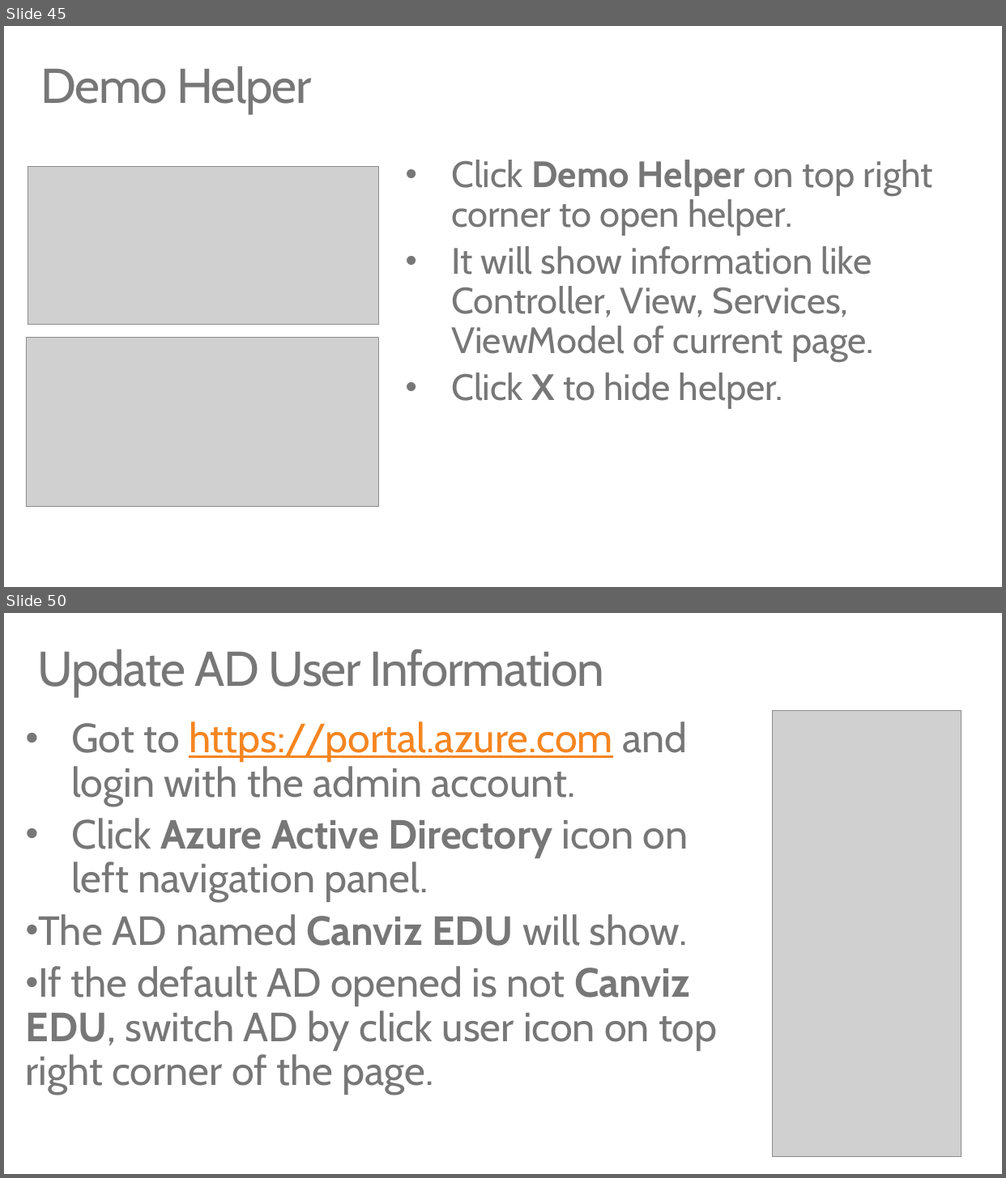
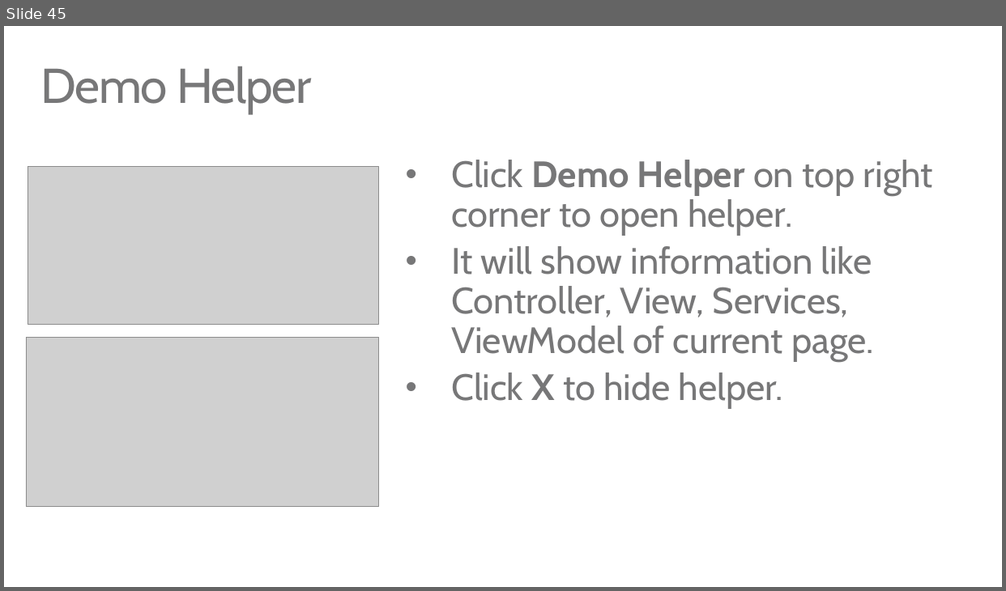
Before and after one commit to TylerLu/EDUGraphAPI-PHP, a slide deck: EDU GRAPH-API Demo Script.pptx. Shown one above the other, each under a label of ours: slides 45 and 50 before the commit, slide 45 after it; the slides between them are not shown. The pictures are 1006x1178 and 1006x591 pixels, drawn with LibreOffice and Linux fonts; fonts in the diff are those of the drawing; grey boxes stand for pictures. Boxes give left, top, right and bottom in pixels: in the first picture for what was removed or moved away, otherwise in the second. Text is boxed around its words. In the diff, an @@ line names an element or a change of style, - is before the commit and + after.

```diff
--- a/EDU GRAPH-API Demo Script.pptx
+++ b/EDU GRAPH-API Demo Script.pptx
@@ slide 50 removed at bbox=[4, 613, 1002, 1174], background #FFFFFF @@
@@ title removed at bbox=[38, 649, 604, 696] @@
-Update AD User Information
@@ text removed at bbox=[26, 722, 717, 1094] @@
-• Got to https://portal.azure.com and login with the admin account.
-• Click Azure Active Directory icon on left navigation panel.
-• The AD named Canviz EDU will show.
-• If the default AD opened is not Canviz EDU, switch AD by click user icon on top right corner of the page.
@@ picture removed at bbox=[772, 710, 961, 1157] @@
```
Also in this commit, not shown: 7 other slides removed.
